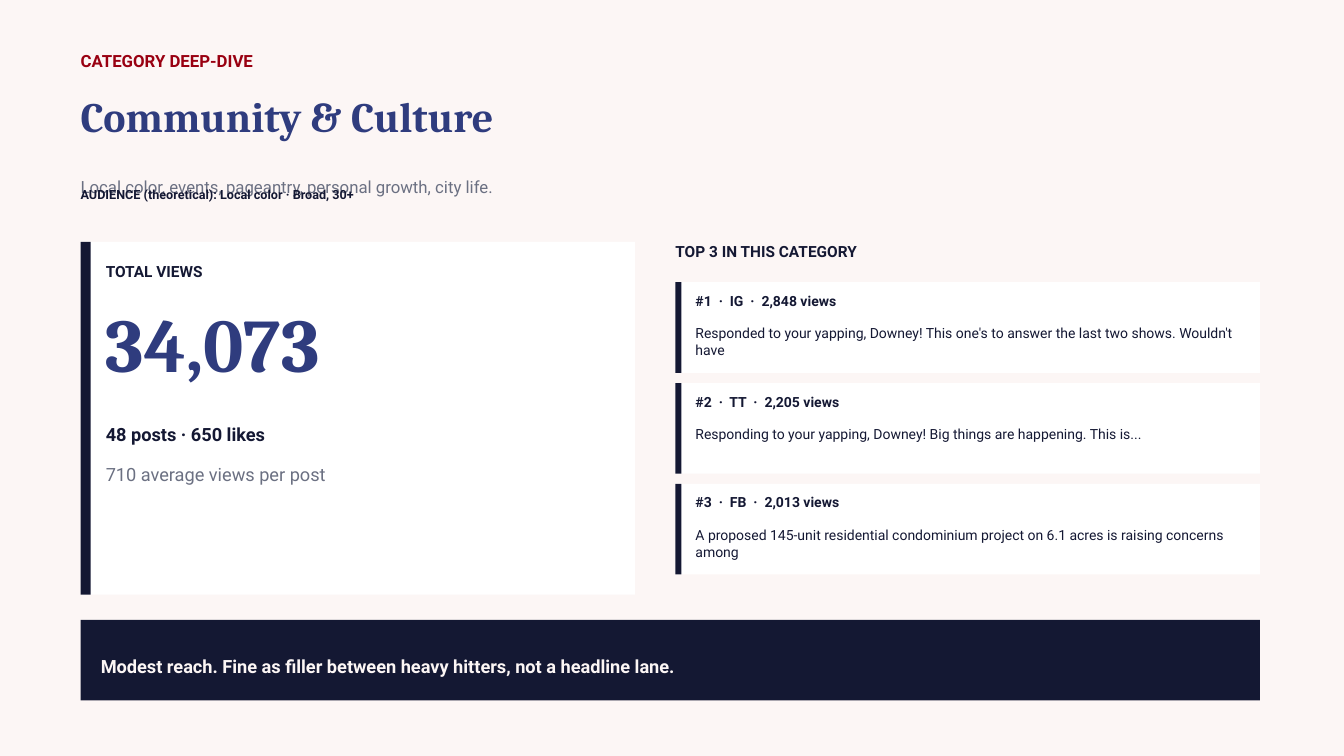
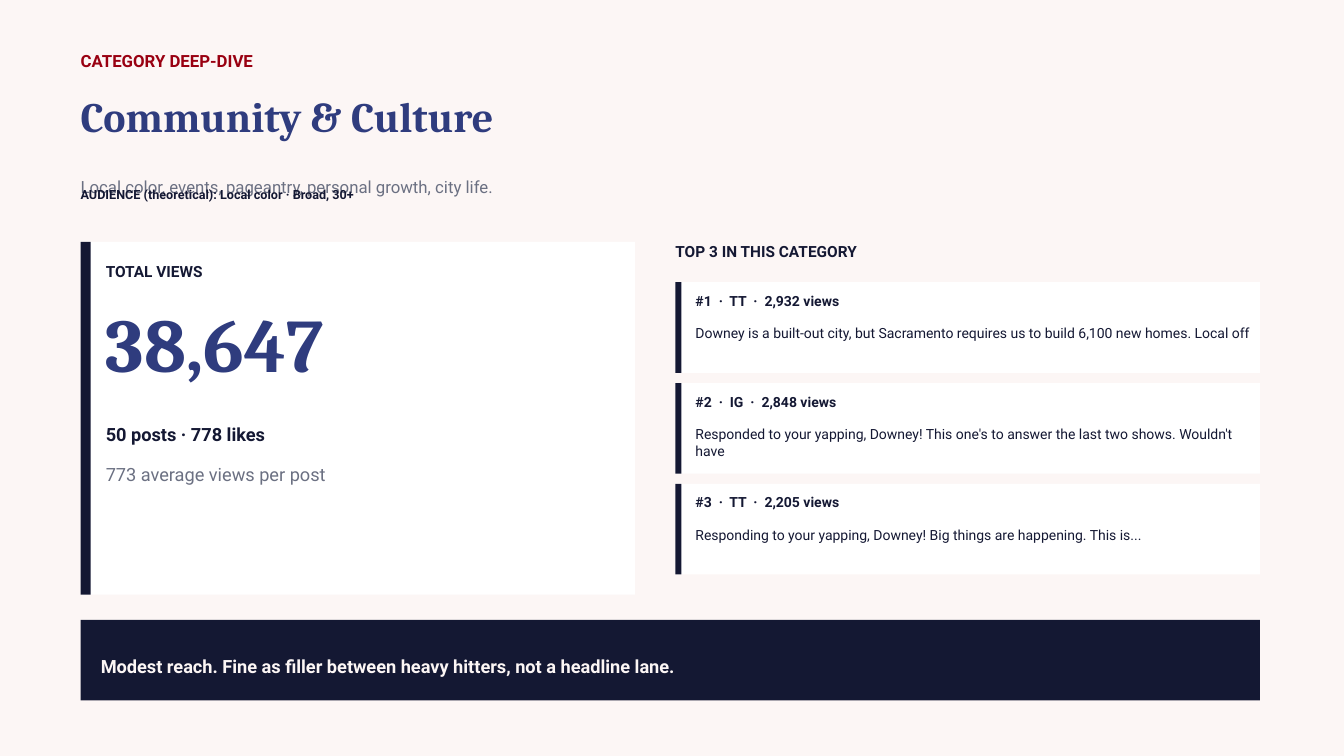
Before and after one commit to zvmmer/talking-downey-kpis, a slide deck: slide 13 of SPONSOR_CONTENT_REPORT.pptx. Drawn at 1344x756 pixels with LibreOffice and Linux fonts; fonts in the diff are those of the drawing. Boxes give left, top, right and bottom in pixels: in the first picture for what was removed or moved away, otherwise in the second. Text is boxed around its words. In the diff, an @@ line names an element or a change of style, - is before the commit and + after.

```diff
--- a/SPONSOR_CONTENT_REPORT.pptx
+++ b/SPONSOR_CONTENT_REPORT.pptx
@@ text at <box>695,295,839,309</box>: text changed @@
-#1 · IG · 2,848 views
+#1 · TT · 2,932 views
@@ text at <box>106,320,324,383</box>: text changed @@
-34,073
+38,647
@@ text at <box>695,327,1250,341</box>: text changed @@
-Responded to your yapping, Downey! This one's to answer the last two shows. Wouldn't have
+Downey is a built-out city, but Sacramento requires us to build 6,100 new homes. Local off
@@ text at <box>695,396,836,410</box>: text changed @@
-#2 · TT · 2,205 views
+#2 · IG · 2,848 views
@@ text at <box>106,427,265,445</box>: text changed @@
-48 posts · 650 likes
+50 posts · 778 likes
@@ text at <box>695,428,1232,456</box>: text changed @@
-Responding to your yapping, Downey! Big things are happening. This is...
+Responded to your yapping, Downey! This one's to answer the last two shows. Wouldn't have
@@ text at <box>106,468,326,485</box>: text changed @@
-710 average views per post
+773 average views per post
@@ text at <box>695,496,839,510</box>: text changed @@
-#3 · FB · 2,013 views
+#3 · TT · 2,205 views
@@ text at <box>695,529,1142,543</box>: text changed @@
-A proposed 145-unit residential condominium project on 6.1 acres is raising concerns among
+Responding to your yapping, Downey! Big things are happening. This is...
```
Also in this commit, not shown: 10 other slides changed, 5 other files.
